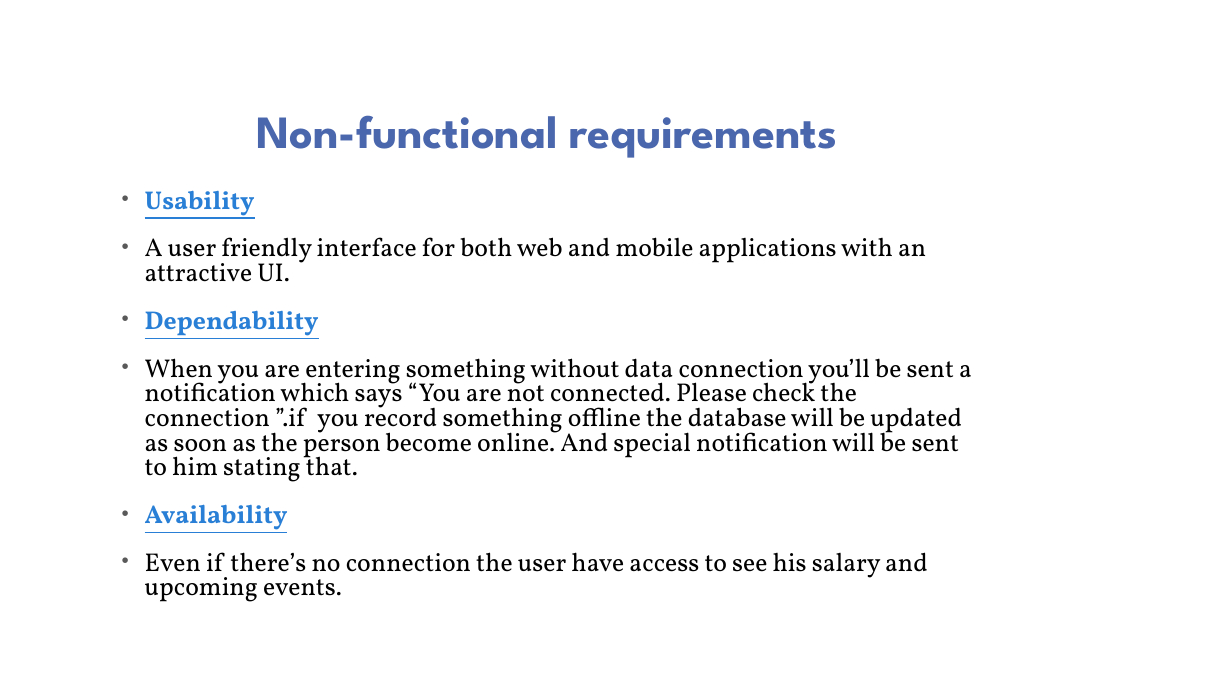
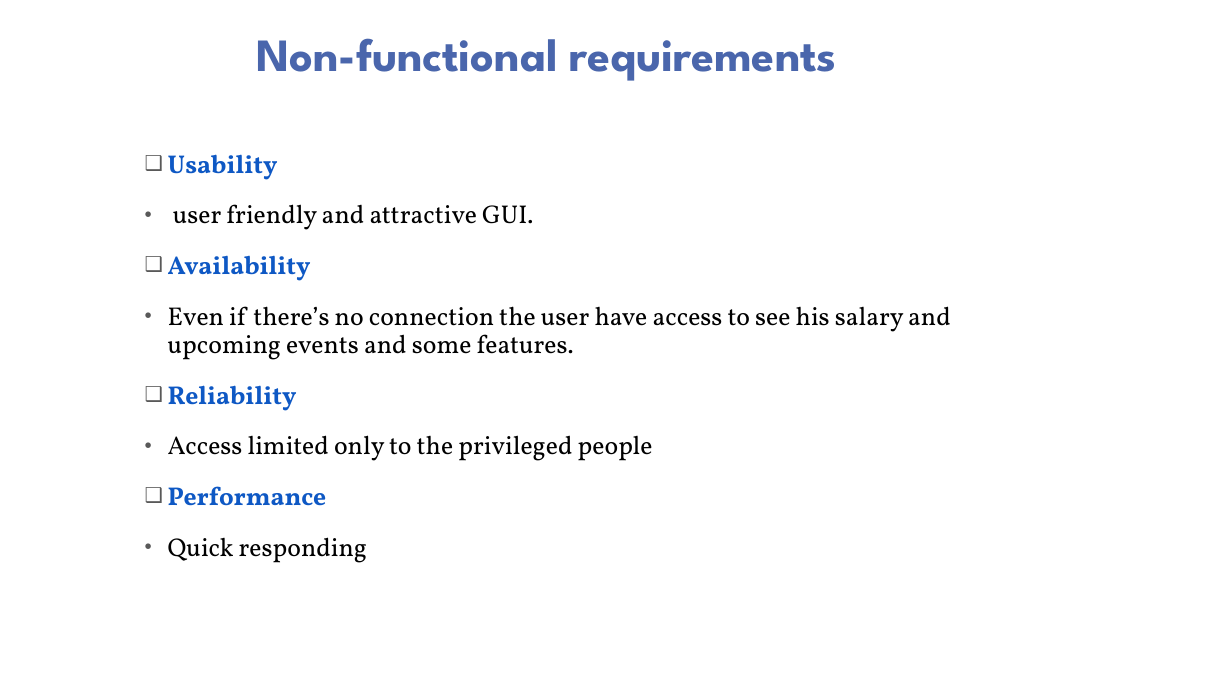
Before and after one commit to Dhanushka-Sanjaya/2nd-year-Group-Project, a slide deck: slide 13 of presentation/GROUP 13.pptx. Drawn at 1232x693 pixels with LibreOffice and Linux fonts; fonts in the diff are those of the drawing; background and template pictures are left out. Boxes give left, top, right and bottom in pixels: in the first picture for what was removed or moved away, otherwise in the second. Text is boxed around its words. In the diff, an @@ line names an element or a change of style, - is before the commit and + after.

Commit message:
update 11:05

```diff
--- a/presentation/GROUP 13.pptx
+++ b/presentation/GROUP 13.pptx
@@ text "Non-functional requirements": place and size @@
-text "Non-functional requirements" at box(256, 115, 837, 158)
+text "Non-functional requirements" at box(256, 38, 837, 81)
@@ text added at box(168, 154, 951, 563), 20 pt, text #000000 @@
+❑ Usability
+• user friendly and attractive GUI.
+❑ Availability
+• Even if there’s no connection the user have access to see his salary and upcoming events and some features.
+❑ Reliability
+• Access limited only to the privileged people
+❑ Performance
+• Quick responding
@@ text removed at box(145, 190, 972, 602) @@
-• Usability
-• A user friendly interface for both web and mobile applications with an attractive UI.
-• Dependability
-• When you are entering something without data connection you’ll be sent a notification which says “You are not connected. Please check the connection ”.if you record something offline the database will be updated as soon as the person become online. And special notification will be sent to him stating that.
-• Availability
-• Even if there’s no connection the user have access to see his salary and upcoming events.
```
Also in this commit, not shown: 3 other slides changed, 5 slides added, 4 slides removed.
